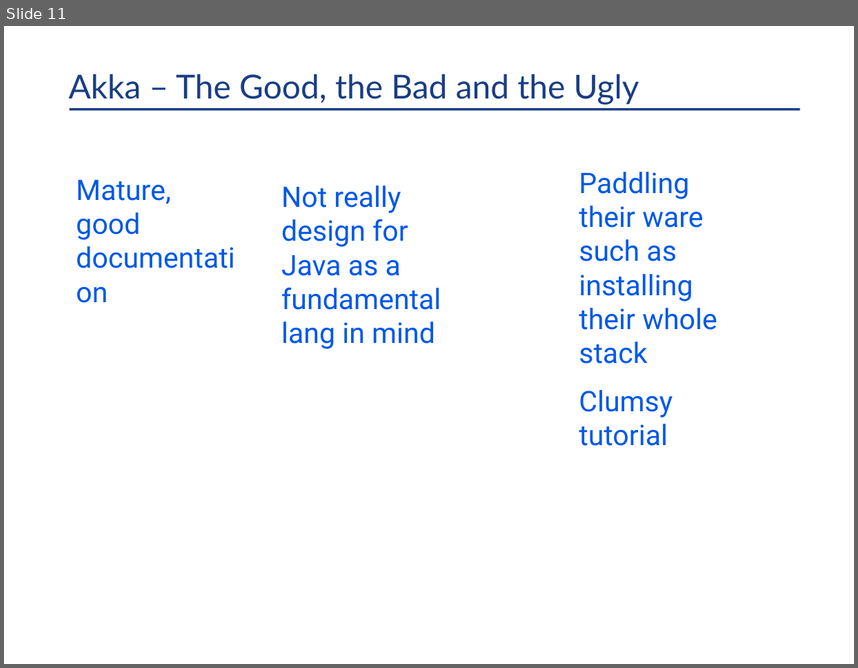
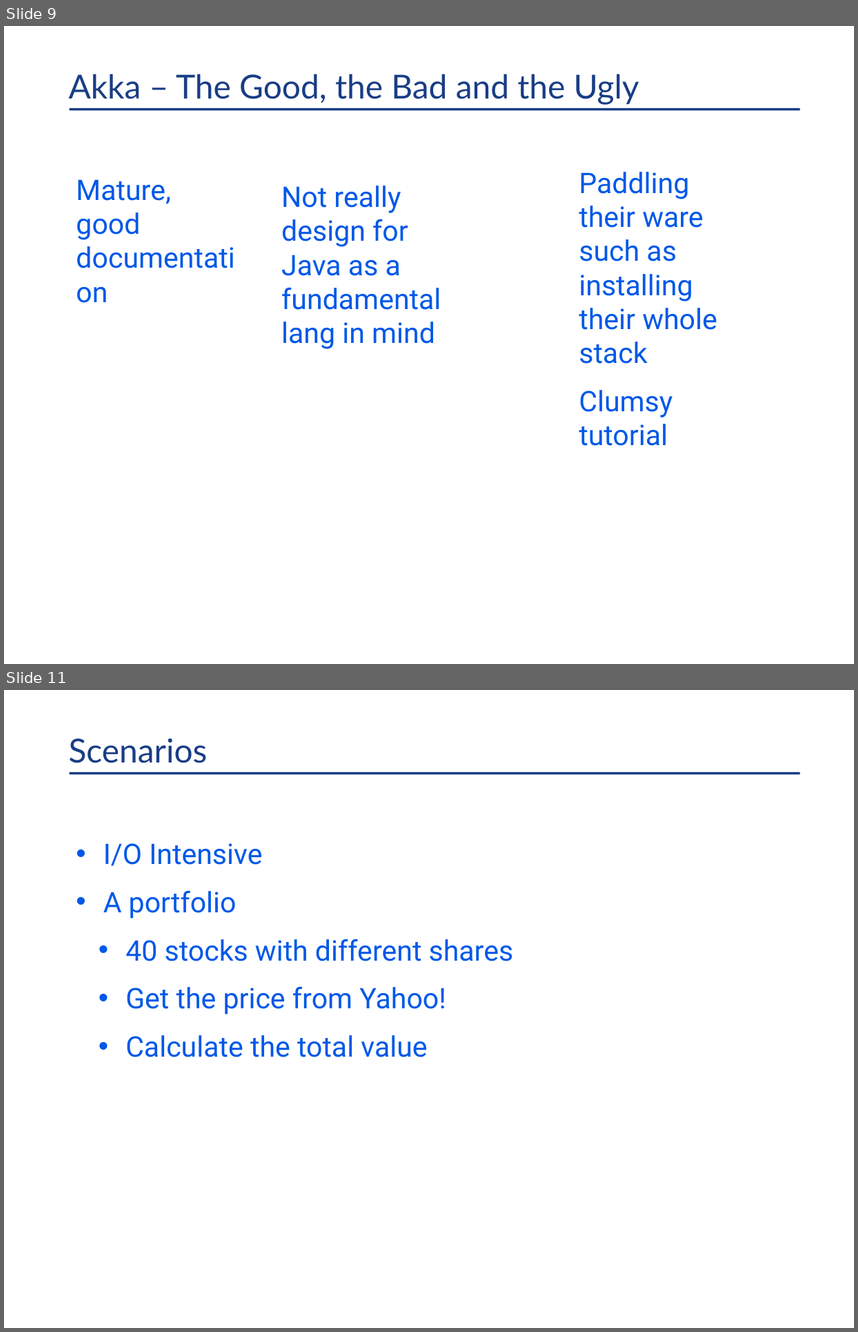
Before and after one commit to kangbiu/akka-tutorial-first-java, a slide deck: docs/In Memory Data Grid Discussion.pptx. Shown one above the other, each under a label of ours: slide 11 before the commit, slides 9 and 11 after it; the slides between them are not shown. The pictures are 858x668 and 858x1332 pixels, drawn with LibreOffice and Linux fonts; fonts in the diff are those of the drawing; background and template pictures are left out. Boxes give left, top, right and bottom in pixels: in the first picture for what was removed or moved away, otherwise in the second. Text is boxed around its words. In the diff, an @@ line names an element or a change of style, - is before the commit and + after.

```diff
--- a/docs/In Memory Data Grid Discussion.pptx
+++ b/docs/In Memory Data Grid Discussion.pptx
@@ slide 11 added at bbox=[4, 690, 854, 1328], background #FFFFFF; not listed: 1 template element that a slide beside it also shows @@
@@ title added at bbox=[69, 738, 208, 763], 28 pt, text #193D85 @@
+Scenarios
@@ text added at bbox=[103, 843, 514, 1057], 24 pt, text #0058E9 @@
+• I/O Intensive
+• A portfolio
+  • 40 stocks with different shares
+  • Get the price from Yahoo!
+  • Calculate the total value
@@ what was slide 11 is now slide 9 @@
```
Also in this commit, not shown: 11 other slides added.
